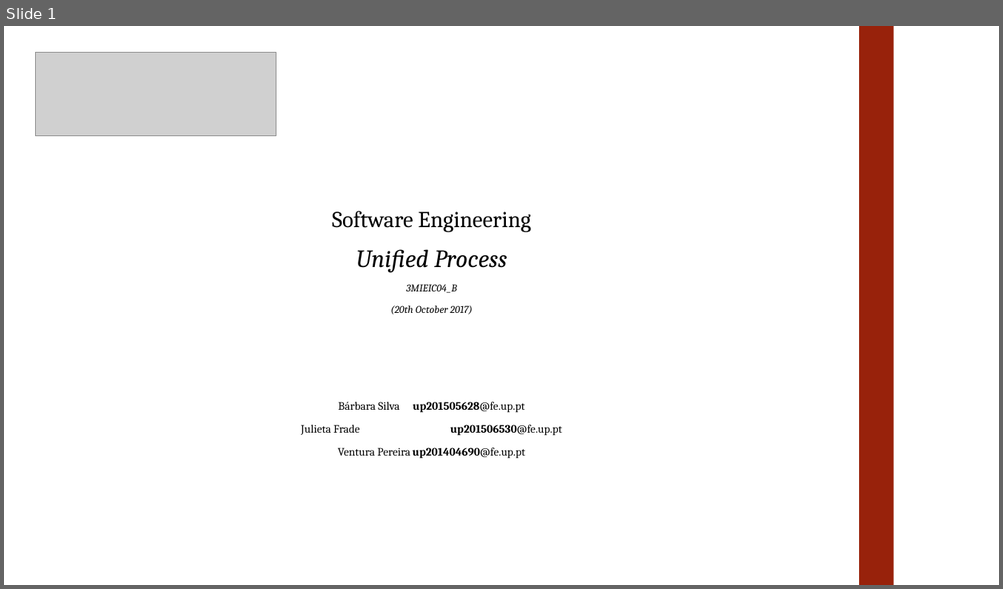
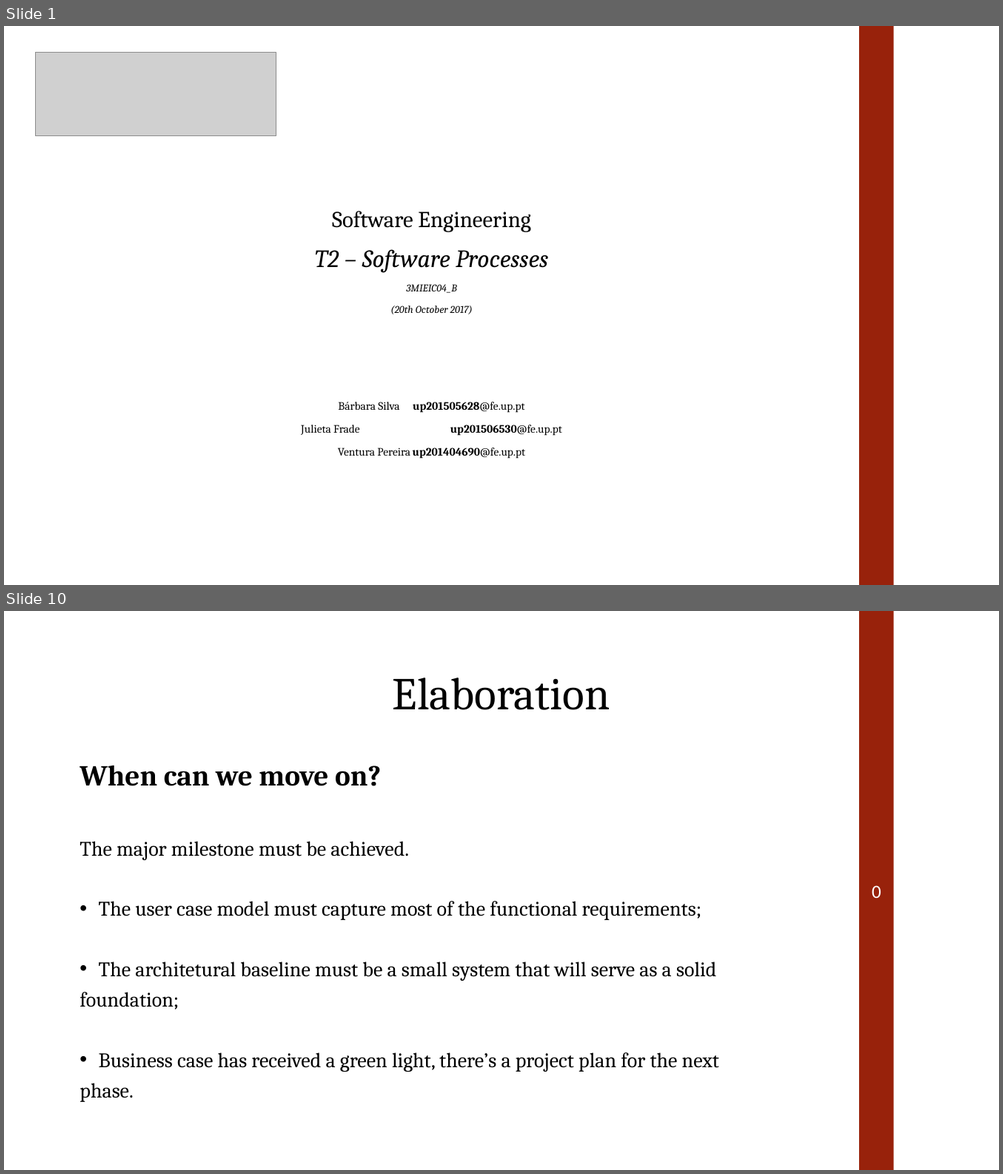
Before and after one commit to julietafrade97/feup-esof, a slide deck: T2/Presentation.pptx. Shown one above the other, each under a label of ours: slide 1 before the commit, slides 1 and 10 after it; the slides between them are not shown. The pictures are 1003x589 and 1003x1174 pixels, drawn with LibreOffice and Linux fonts; fonts in the diff are those of the drawing; grey boxes stand for pictures. Boxes give left, top, right and bottom in pixels: in the first picture for what was removed or moved away, otherwise in the second. Text is boxed around its words. In the diff, an @@ line names an element or a change of style, - is before the commit and + after.

```diff
--- a/T2/Presentation.pptx
+++ b/T2/Presentation.pptx
@@ slide 10 added at (4,611,999,1170), background #FFFFFF @@
@@ rectangle added at (859,611,893,1170), fill #98220B, 18 pt, text #FFFFFF @@
+0
@@ title added at (392,678,610,710), 44 pt, text #000000 @@
+Elaboration
@@ text added at (79,765,719,1102), 20 pt, text #000000 @@
+When can we move on?
+The major milestone must be achieved.
+• The user case model must capture most of the functional requirements;
+• The architetural baseline must be a small system that will serve as a solid
+foundation;
+• Business case has received a green light, there’s a project plan for the next
+phase.
@@ slide 1 changed as well @@
@@ text at (315,249,548,273): text changed @@
-Unified Process
+T2 – Software Processes
```
Also in this commit, not shown: 23 other slides added, 1 slide removed.
